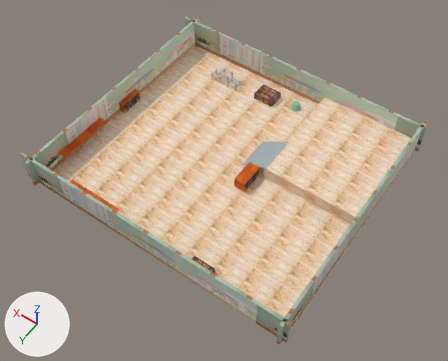
The FBX model GameTemplate/Game/Assets/modelData/KBCjam Stage.FBX: old version first, new version second.
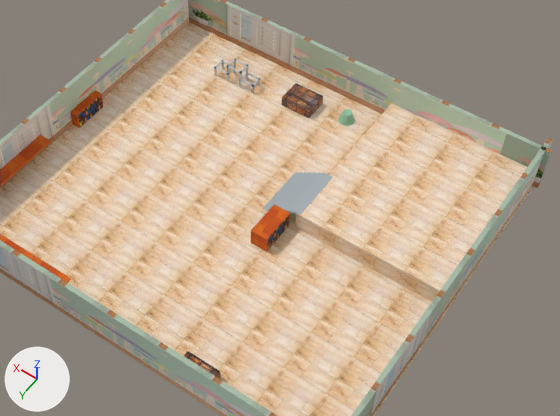
There are two pictures of each version: one whole from a camera (50 mm lens) standing at (-126.0, 180.0, 265.0) and looking at (-5.0, 12.0, 0.0), one close up on the part from 17% to 97% of the width and 9% to 82% of the height. Lighting does not change. The marker at lower left points along +X, +Y and +Z. Where no turn or scale is listed for an object, it has been applied to the vertices.

The first close-up shows 'Box001', 'Kaidan', 'Tana', 'Tana001', 'Wall', 'Wall.001', 'Wall.002', 'Wall.003', 'Yuka', 'Yuka2'.
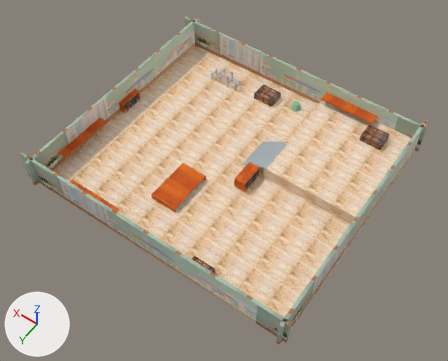
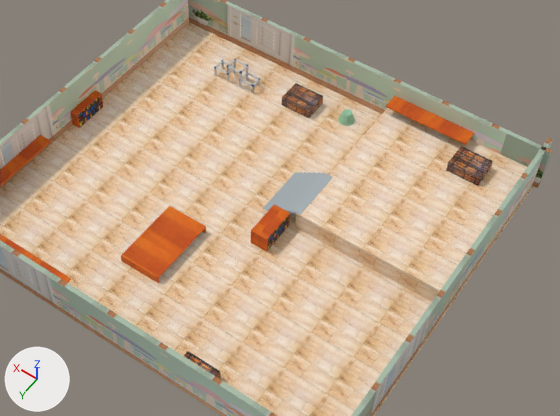
Where the change shows, as pixel boxes [x1, y1, x2, y2] in the close-ups (560 x 416 px):
'Tana003', added
    after: [123, 207, 205, 277]
'Tana002', added
    after: [386, 96, 474, 145]
'Box003', added
    after: [446, 146, 493, 186]
'Tana005', added
    after: [121, 254, 160, 283]
'Tana004', added
    after: [169, 206, 206, 233]

The change, as a list of edits to the scene's bpy script:
```text
Add me_mesh_064:
    me_mesh_064.from_pydata(...)  # a box spanning x -7.9..7.9, y -0.3..0.3, z 0.0..3.9
    me_mesh_064.materials.append(mat_20___default)
Add me_mesh_062:
    me_mesh_062.from_pydata(...)  # a box spanning x -7.9..7.9, y -12.7..12.7, z 0.0..0.7
    me_mesh_062.materials.append(mat_20___default)
Add ob_tana005:
    ob_tana005 = bpy.data.objects.new('Tana005', me_mesh_064)
    ob_tana005.location = (10.5, 43.7, -0.1)
Add ob_box003:
    ob_box003 = bpy.data.objects.new('Box003', me_mesh_050.copy())  # the mesh of ob_box002
    ob_box003.location = (-59.7, -54.1, 8.1)
Add ob_tana003:
    ob_tana003 = bpy.data.objects.new('Tana003', me_mesh_062)
    ob_tana003.location = (10.5, 30.9, 3.2)
Add ob_tana002:
    ob_tana002 = bpy.data.objects.new('Tana002', me_mesh_051.copy())  # the mesh of ob_tana001
    ob_tana002.location = (-38.1, -64.0, 11.9)
Add ob_tana004:
    ob_tana004 = bpy.data.objects.new('Tana004', me_mesh_064.copy())
    ob_tana004.location = (10.5, 17.8, 0.0)
```
